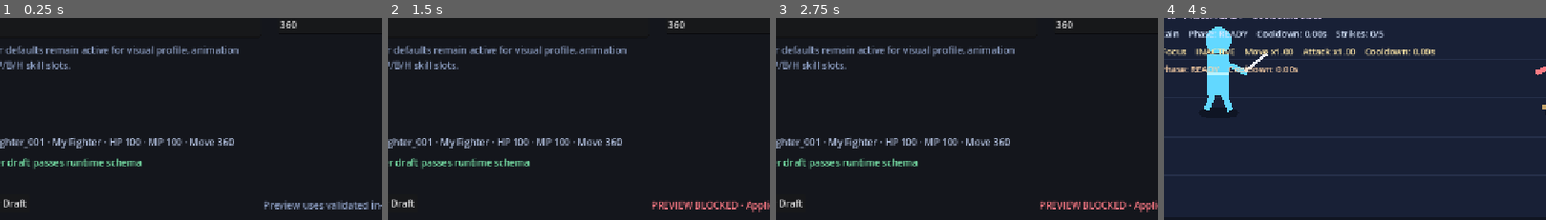
Above: before the commit, frames 1-4 (left to right).
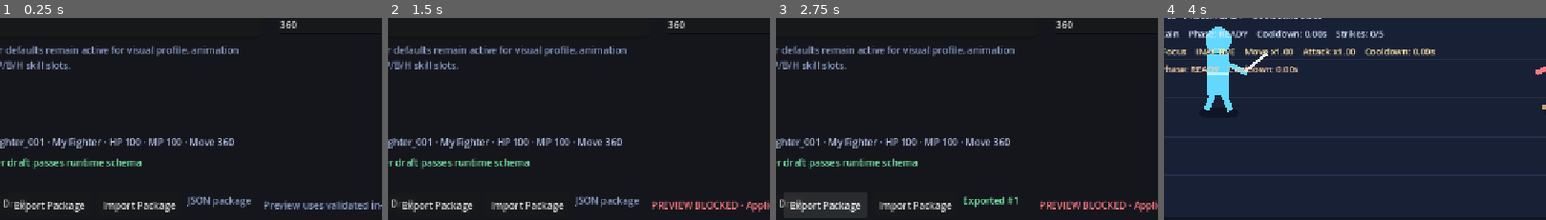
Above: after the commit, the same moments.

Repository: ws951125/custom-fighter
Game: Godot game, scene res://game/creator/creator_studio.tscn
Two runs of this game, one before a commit and one after it. Both use one fixed random seed, a clock stepped at 60 frames per second and the inputs below. This scene is started directly instead of the project's main scene.
Inputs (mouse positions are % of the whole screen's width and height, from its top left):
- Up to frame 1 (0.25 s): no input
- Up to frame 2 (1.5 s): click "VFX Creator" at 0.5 s; click "Preview in Training" at 1.25 s
- Up to frame 3 (2.75 s): click (21, 95) at 2 s, where only the run after the commit has a clickable "Export Package"
- Up to frame 4 (4 s): click (33, 95) at 2.75 s, where only the run after the commit has a clickable "Import Package"; click "Back to Training" at 3.5 s
The pictures show only the part of the screen within x 15-65%, y 49-99%; the shares and areas given below are measured in that part.

The runs differ from the first frame. In frame 1, 1.6% of the frame differs, in the area x 2-66%, y 88-97%; in frame 2, 1.6%; in frame 3, 1.6%; in frame 4, nothing differs.

Commit message:
M7: wire Creator package workflow scene

Diff:
--- a/game/creator/creator_studio.tscn
+++ b/game/creator/creator_studio.tscn
@@ -1,6 +1,6 @@
 [gd_scene load_steps=2 format=3]
 
-[ext_resource type="Script" path="res://game/creator/creator_preview_studio.gd" id="1_creator"]
+[ext_resource type="Script" path="res://game/creator/package_creator_studio.gd" id="1_creator"]
 
 [node name="CreatorStudio" type="Control"]
 layout_mode = 3
